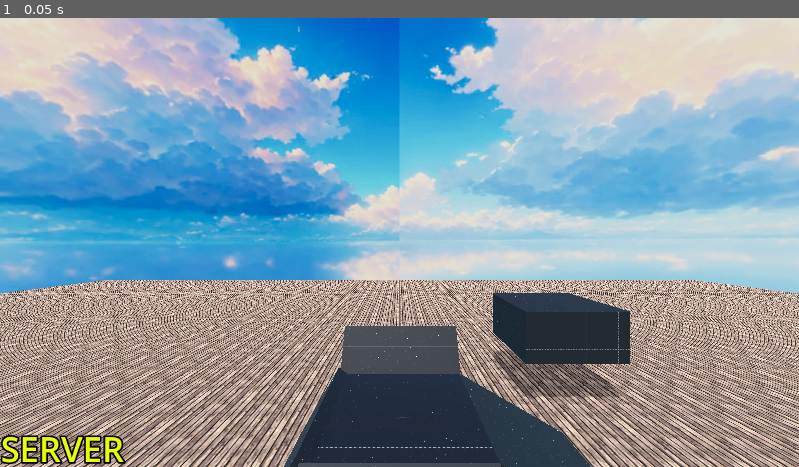
Above: before the commit, frame 1.
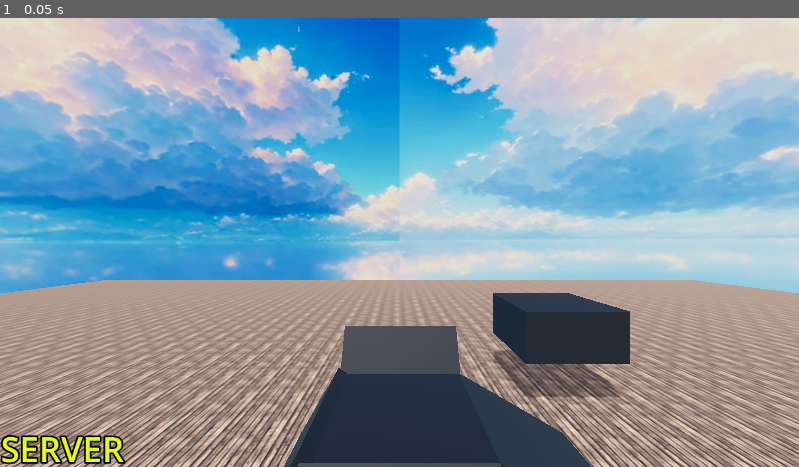
Above: after the commit, the same moment.

Repository: PL3B3/meatshot_mayhem
Game: Godot game, scene res://game/server.tscn
Two runs of this game, one before a commit and one after it. Both use one fixed random seed, a clock stepped at 60 frames per second and the inputs below. This scene is started directly instead of the project's main scene.
Inputs:
- Up to frame 1 (0.05 s): no input

The runs differ from the first frame. In frame 1, 16% of the frame differs, in the area x 0-100%, y 58-100%.

Commit message:
Add character and weapon assets
Added:
- Character model
- Walking step sounds
- Walking animation
- Shooting animation
- Shooting sound
- Death sounds

This is largely experimentation and doesn't change game behavior yet.

Diff:
--- /dev/null
+++ b/default_bus_layout.tres
@@ -0,0 +1,12 @@
+[gd_resource type="AudioBusLayout" load_steps=2 format=3 uid="uid://d167pklrf5b04"]
+
+[sub_resource type="AudioEffectEQ" id="AudioEffectEQ_2k0fj"]
+resource_name = "EQ"
+band_db/32_hz = 8.0
+band_db/100_hz = 5.0
+band_db/1000_hz = -4.0
+band_db/3200_hz = -5.0
+
+[resource]
+bus/0/effect/0/effect = SubResource("AudioEffectEQ_2k0fj")
+bus/0/effect/0/enabled = true
--- /dev/null
+++ b/game/character/demo_character_model_third_person.tscn
@@ -0,0 +1,227 @@
+[gd_scene load_steps=24 format=3 uid="uid://d2f1vujogd5mj"]
+
+[ext_resource type="PackedScene" uid="uid://dtwmihct47q8h" path="res://assets/DemoCharacterModel.glb" id="1_mj0y3"]
+[ext_resource type="AudioStream" uid="uid://b5a2uhl42fo7q" path="res://assets/step_0.ogg" id="2_aeroc"]
+[ext_resource type="AudioStream" uid="uid://pxwjtiatbctp" path="res://assets/step_1.ogg" id="3_aglgo"]
+[ext_resource type="AudioStream" uid="uid://0mnpqhjnyq7k" path="res://assets/step_2.ogg" id="4_carwq"]
+[ext_resource type="AudioStream" uid="uid://dcrdftglccfjk" path="res://assets/step_3.ogg" id="5_mo1hn"]
+[ext_resource type="AudioStream" uid="uid://cxdpg7sonfvih" path="res://assets/step_4.ogg" id="6_vkhh4"]
+[ext_resource type="AudioStream" uid="uid://b48md8gl33mq" path="res://assets/step_5.ogg" id="7_aw2hg"]
+[ext_resource type="AudioStream" uid="uid://drkdp0ys6itdt" path="res://assets/step_6.ogg" id="8_s8vau"]
+[ext_resource type="AudioStream" uid="uid://bbmu10d0atafu" path="res://assets/shotgun_shot_bass.ogg" id="9_wioaq"]
+
+[sub_resource type="Animation" id="Animation_kd72n"]
+resource_name = "idle_bob"
+length = 4.0
+loop_mode = 1
+tracks/0/type = "position_3d"
+tracks/0/imported = false
+tracks/0/enabled = true
+tracks/0/path = NodePath("SmootherBody")
+tracks/0/interp = 1
+tracks/0/loop_wrap = true
+tracks/0/keys = PackedFloat32Array(0, 1, 0, 1.25, 0, 2, 1, 0, 1.27, 0, 4, 1, 0, 1.25, 0)
+
+[sub_resource type="AudioStreamRandomizer" id="AudioStreamRandomizer_jcds3"]
+random_pitch = 1.2
+random_volume_offset_db = 2.0
+streams_count = 7
+stream_0/stream = ExtResource("2_aeroc")
+stream_0/weight = 1.0
+stream_1/stream = ExtResource("3_aglgo")
+stream_1/weight = 1.0
+stream_2/stream = ExtResource("4_carwq")
+stream_2/weight = 1.0
+stream_3/stream = ExtResource("5_mo1hn")
+stream_3/weight = 1.0
+stream_4/stream = ExtResource("6_vkhh4")
+stream_4/weight = 1.0
+stream_5/stream = ExtResource("7_aw2hg")
+stream_5/weight = 1.0
+stream_6/stream = ExtResource("8_s8vau")
+stream_6/weight = 1.0
+
+[sub_resource type="Animation" id="Animation_ib4sh"]
+resource_name = "waddle"
+length = 0.5
+loop_mode = 1
+tracks/0/type = "value"
+tracks/0/imported = false
+tracks/0/enabled = true
+tracks/0/path = NodePath("RightLeg:rotation")
+tracks/0/interp = 1
+tracks/0/loop_wrap = true
+tracks/0/keys = {
+"times": PackedFloat32Array(0, 0.1, 0.4, 0.5),
+"transitions": PackedFloat32Array(1, 1, 1, 1.03527),
+"update": 0,
+"values": [Vector3(0, -1.5708, 0), Vector3(0, -1.5708, -1.0472), Vector3(0, -1.5708, 1.0472), Vector3(0, -1.5708, 0)]
+}
+tracks/1/type = "value"
+tracks/1/imported = false
+tracks/1/enabled = true
+tracks/1/path = NodePath("LeftLeg:rotation")
+tracks/1/interp = 1
+tracks/1/loop_wrap = true
+tracks/1/keys = {
+"times": PackedFloat32Array(0, 0.1, 0.4, 0.5),
+"transitions": PackedFloat32Array(1, 1, 1, 1),
+"update": 0,
+"values": [Vector3(0, -1.5708, 0), Vector3(0, -1.5708, 1.0472), Vector3(0, -1.5708, -1.0472), Vector3(0, -1.5708, 0)]
+}
+tracks/2/type = "audio"
+tracks/2/imported = false
+tracks/2/enabled = true
+tracks/2/path = NodePath("AudioStreamPlayer3D")
+tracks/2/interp = 1
+tracks/2/loop_wrap = true
+tracks/2/keys = {
+"clips": [{
+"end_offset": 0.0,
+"start_offset": 0.0,
+"stream": SubResource("AudioStreamRandomizer_jcds3")
+}, {
+"end_offset": 0.0,
+"start_offset": 0.0,
+"stream": SubResource("AudioStreamRandomizer_jcds3")
+}],
+"times": PackedFloat32Array(0, 0.25)
+}
+tracks/2/use_blend = true
+
+[sub_resource type="Animation" id="Animation_wfhvy"]
+resource_name = "gun_recoil"
+tracks/0/type = "position_3d"
+tracks/0/imported = false
+tracks/0/enabled = true
+tracks/0/path = NodePath("SmootherBody/Gun")
+tracks/0/interp = 1
+tracks/0/loop_wrap = true
+tracks/0/keys = PackedFloat32Array(0, 1, 0.745393, -0.32142, 0.707495, 0.01, 1, 0.25, -0.321, 0.707, 0.2, 1, 0.745393, -0.32142, 0.707495)
+tracks/1/type = "audio"
+tracks/1/imported = false
+tracks/1/enabled = true
+tracks/1/path = NodePath("AudioStreamPlayer3D")
+tracks/1/interp = 1
+tracks/1/loop_wrap = true
+tracks/1/keys = {
+"clips": [{
+"end_offset": 0.0,
+"start_offset": 0.0,
+"stream": ExtResource("9_wioaq")
+}],
+"times": PackedFloat32Array(0)
+}
+tracks/1/use_blend = true
+
+[sub_resource type="Animation" id="Animation_hgjvt"]
+resource_name = "RESET"
+tracks/0/type = "position_3d"
+tracks/0/imported = false
+tracks/0/enabled = true
+tracks/0/path = NodePath("SmootherBody")
+tracks/0/interp = 1
+tracks/0/loop_wrap = true
+tracks/0/keys = PackedFloat32Array(0, 1, 0, 1.25, 0)
+
+[sub_resource type="Animation" id="Animation_fguu4"]
+resource_name = "blink"
+length = 0.2
+tracks/0/type = "value"
+tracks/0/imported = false
+tracks/0/enabled = true
+tracks/0/path = NodePath("SmootherBody/Eye/EyeLidLower:rotation")
+tracks/0/interp = 1
+tracks/0/loop_wrap = true
+tracks/0/keys = {
+"times": PackedFloat32Array(0, 0.1, 0.2),
+"transitions": PackedFloat32Array(1, 1, 1),
+"update": 0,
+"values": [Vector3(0, 0, 0), Vector3(0, 0, 0.12713), Vector3(0, 0, 0)]
+}
+tracks/1/type = "value"
+tracks/1/imported = false
+tracks/1/enabled = true
+tracks/1/path = NodePath("SmootherBody/Eye/EyeLidUpper:rotation")
+tracks/1/interp = 1
+tracks/1/loop_wrap = true
+tracks/1/keys = {
+"times": PackedFloat32Array(0, 0.1, 0.2),
+"transitions": PackedFloat32Array(1, 1, 1),
+"update": 0,
+"values": [Vector3(0, 0, 0), Vector3(0, 0, -0.115017), Vector3(0, 0, 0)]
+}
+
+[sub_resource type="AnimationLibrary" id="AnimationLibrary_3x65y"]
+_data = {
+"RESET": SubResource("Animation_hgjvt"),
+"blink": SubResource("Animation_fguu4"),
+"gun_recoil": SubResource("Animation_wfhvy"),
+"idle_bob": SubResource("Animation_kd72n"),
+"waddle": SubResource("Animation_ib4sh")
+}
+
+[sub_resource type="AnimationNodeAdd2" id="AnimationNodeAdd2_apcnd"]
+
+[sub_resource type="AnimationNodeAdd2" id="AnimationNodeAdd2_7v80n"]
+
+[sub_resource type="AnimationNodeAnimation" id="AnimationNodeAnimation_oi5bm"]
+animation = &"idle_bob"
+
+[sub_resource type="AnimationNodeAnimation" id="AnimationNodeAnimation_jknmf"]
+animation = &"gun_recoil"
+
+[sub_resource type="AnimationNodeAnimation" id="AnimationNodeAnimation_u84x7"]
+animation = &"waddle"
+
+[sub_resource type="AnimationNodeOneShot" id="AnimationNodeOneShot_8g5ha"]
+
+[sub_resource type="AnimationNodeBlendTree" id="AnimationNodeBlendTree_daneg"]
+graph_offset = Vector2(-733.457, 88.7752)
+nodes/Add2/node = SubResource("AnimationNodeAdd2_7v80n")
+nodes/Add2/position = Vector2(-120, 120)
+"nodes/Add2 2/node" = SubResource("AnimationNodeAdd2_apcnd")
+"nodes/Add2 2/position" = Vector2(120, 160)
+nodes/Animation/node = SubResource("AnimationNodeAnimation_u84x7")
+nodes/Animation/position = Vector2(-100, 360)
+"nodes/Animation 2/node" = SubResource("AnimationNodeAnimation_oi5bm")
+"nodes/Animation 2/position" = Vector2(-320, 320)
+"nodes/Animation 3/node" = SubResource("AnimationNodeAnimation_jknmf")
+"nodes/Animation 3/position" = Vector2(-320, 140)
+nodes/OneShot/node = SubResource("AnimationNodeOneShot_8g5ha")
+nodes/OneShot/position = Vector2(440, 280)
+node_connections = [&"Add2", 0, &"Animation 3", &"Add2", 1, &"Animation 2", &"Add2 2", 0, &"Add2", &"Add2 2", 1, &"Animation", &"output", 0, &"Add2 2"]
+
+[node name="DemoCharacterModel" instance=ExtResource("1_mj0y3")]
+
+[node name="RightLeg" parent="." index="1"]
+transform = Transform3D(-4.05947e-08, -1.62098e-08, -1, -0.370836, 0.928698, 0, 0.928698, 0.370836, -4.37114e-08, 0, 0.941211, -0.1)
+
+[node name="LeftLeg" parent="." index="2"]
+transform = Transform3D(-4.05947e-08, 1.62098e-08, -1, 0.370836, 0.928698, 0, 0.928698, -0.370836, -4.37114e-08, 0, 0.941211, -0.1)
+
+[node name="AnimationPlayer" type="AnimationPlayer" parent="." index="3"]
+libraries = {
+"": SubResource("AnimationLibrary_3x65y")
+}
+
+[node name="AnimationTree" type="AnimationTree" parent="." index="4"]
+active = false
+libraries = {
+"": SubResource("AnimationLibrary_3x65y")
+}
+tree_root = SubResource("AnimationNodeBlendTree_daneg")
+anim_player = NodePath("../AnimationPlayer")
+parameters/Add2/add_amount = 1.0
+"parameters/Add2 2/add_amount" = 1.0
+parameters/OneShot/active = true
+parameters/OneShot/internal_active = true
+parameters/OneShot/request = 0
+
+[node name="AudioStreamPlayer" type="AudioStreamPlayer" parent="." index="5"]
+volume_db = 10.0
+
+[node name="AudioStreamPlayer3D" type="AudioStreamPlayer3D" parent="." index="6"]
+transform = Transform3D(-4.37114e-08, 0, -1, 0, 1, 0, 1, 0, -4.37114e-08, 0, 0.948773, 0)
+attenuation_model = 1
+max_polyphony = 3
--- a/game/tracer_displayer.gd
+++ b/game/tracer_displayer.gd
@@ -2,8 +2,8 @@
 class_name TracerDisplayer
 
 const TRACER_SPEED_UNITS_PER_SECOND: float = 600
-const TRACER_ORIGIN_POINT_THICKNESS: float = 0.05
-const TRACER_HIT_POINT_THICKNESS: float = 0.5
+const TRACER_ORIGIN_POINT_THICKNESS: float = 0.15
+const TRACER_HIT_POINT_THICKNESS: float = 1.5
 
 var immediate_mesh_: ImmediateMesh = ImmediateMesh.new()
 var active_tracers_: Array[Tracer] = []
--- a/game/tracer_displayer.tscn
+++ b/game/tracer_displayer.tscn
@@ -7,7 +7,7 @@
 shading_mode = 0
 disable_ambient_light = true
 disable_fog = true
-albedo_color = Color(0.803922, 0, 0.231373, 1)
+albedo_color = Color(0.937255, 0, 0.180392, 1)
 disable_receive_shadows = true
 
 [node name="TracerDisplayer" type="MeshInstance3D"]
--- a/project.godot
+++ b/project.godot
@@ -38,6 +38,28 @@
 [editor_plugins]
 
 enabled=PackedStringArray("res://addons/godot-logger/plugin.cfg")
+
+[importer_defaults]
+
+texture={
+"compress/channel_pack": 0,
+"compress/hdr_compression": 1,
+"compress/high_quality": false,
+"compress/lossy_quality": 0.7,
+"compress/mode": 0,
+"compress/normal_map": 0,
+"detect_3d/compress_to": 0,
+"mipmaps/generate": true,
+"mipmaps/limit": -1,
+"process/fix_alpha_border": true,
+"process/hdr_as_srgb": false,
+"process/hdr_clamp_exposure": false,
+"process/normal_map_invert_y": false,
+"process/premult_alpha": false,
+"process/size_limit": 0,
+"roughness/mode": 0,
+"roughness/src_normal": ""
+}
 
 [input]
 
Binary file added: assets/DemoCharacterModel.glb
Binary file added: assets/DemoCharacterModel_DemoCharacterModel_HipTexture.png
Binary file added: assets/DemoCharacterModel_DemoCharacterModel_ShoeTexture.png
Binary file added: assets/DemoCharacterModel_EyeTexture (1).jpg
Binary file added: assets/DemoCharacterModel_GunTexture.png
Binary file added: assets/DemoCharacterModel_SkinTexture2.png
Not shown, added: assets/death_grunt_0.ogg
Not shown, added: assets/death_grunt_1.ogg
Not shown, added: assets/shotgun_shot_bass.ogg
Not shown, added: assets/step_0.ogg
Not shown, added: assets/step_1.ogg
Not shown, added: assets/step_2.ogg
(and 4 more such lines)
